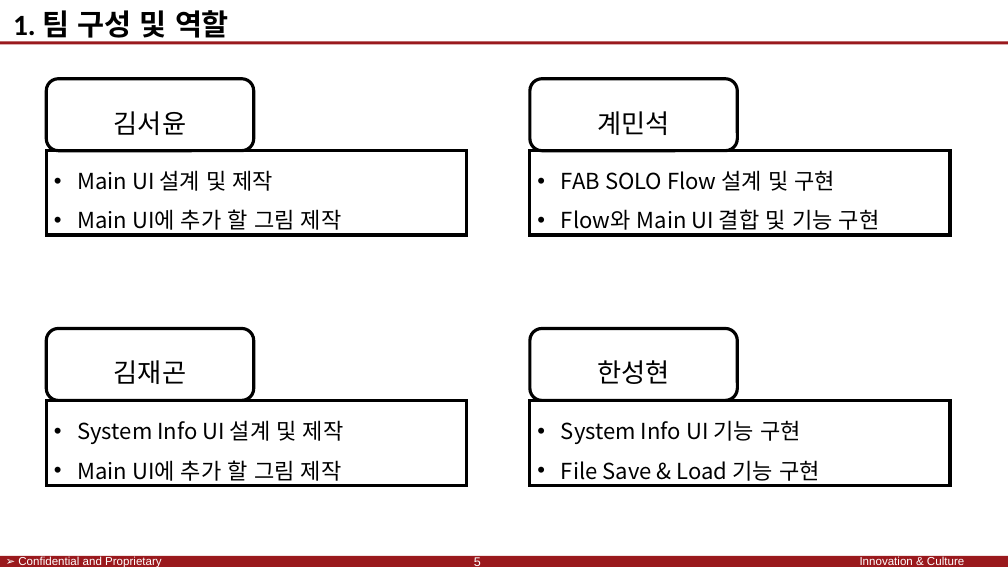
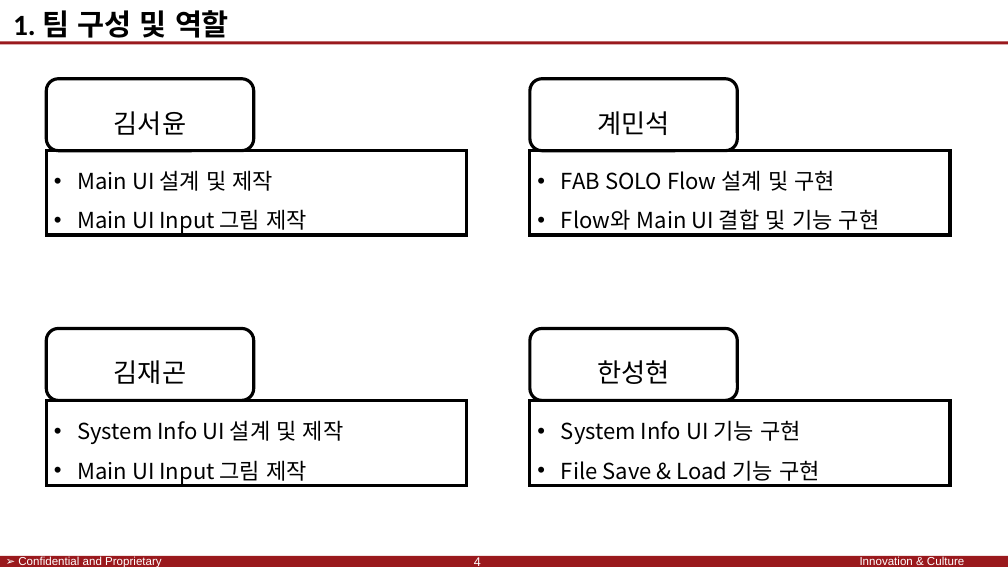
Before and after one commit to SaintSeong/JusungProject, a slide deck: slide 4 of A조 발표.pptx (slide 5 before the commit). Drawn at 1008x567 pixels with LibreOffice and Linux fonts; fonts in the diff are those of the drawing; background and template pictures are left out. Boxes give left, top, right and bottom in pixels: in the first picture for what was removed or moved away, otherwise in the second. Text is boxed around its words. In the diff, an @@ line names an element or a change of style, - is before the commit and + after.

```diff
--- a/A조 발표.pptx
+++ b/A조 발표.pptx
@@ text in rectangle at (x1=77, y1=209, x2=307, y2=234): text changed @@
-• Main UI에 추가 할 그림 제작
+• Main UI Input 그림 제작
@@ text in rectangle at (x1=77, y1=460, x2=307, y2=485): text changed @@
-• Main UI에 추가 할 그림 제작
+• Main UI Input 그림 제작
@@ page number at (x1=474, y1=557, x2=481, y2=566): text changed @@
-5
+4
```
Also in this commit, not shown: 11 other slides changed, 2 slides added, 2 slides removed, 1 other file.
